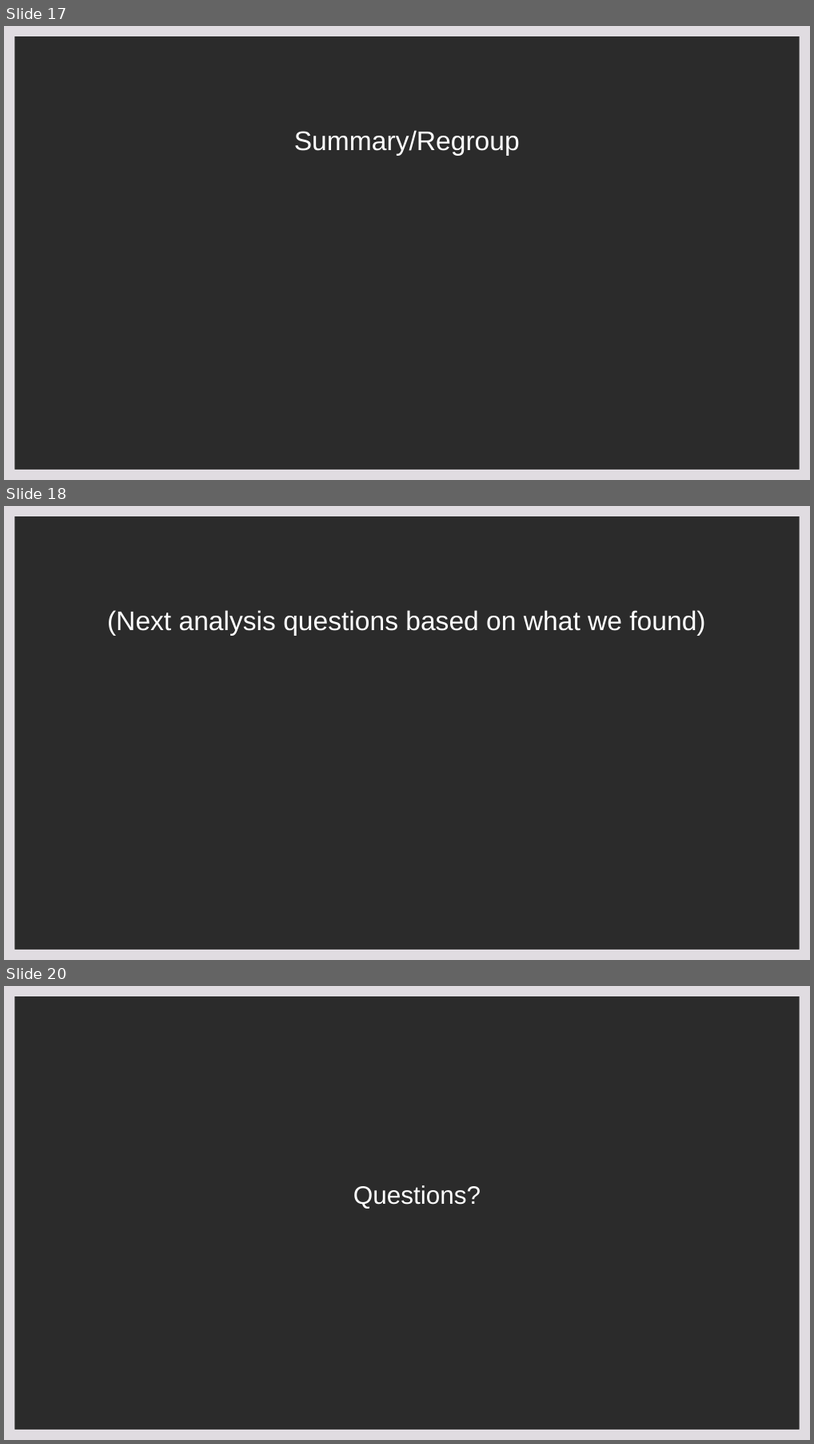
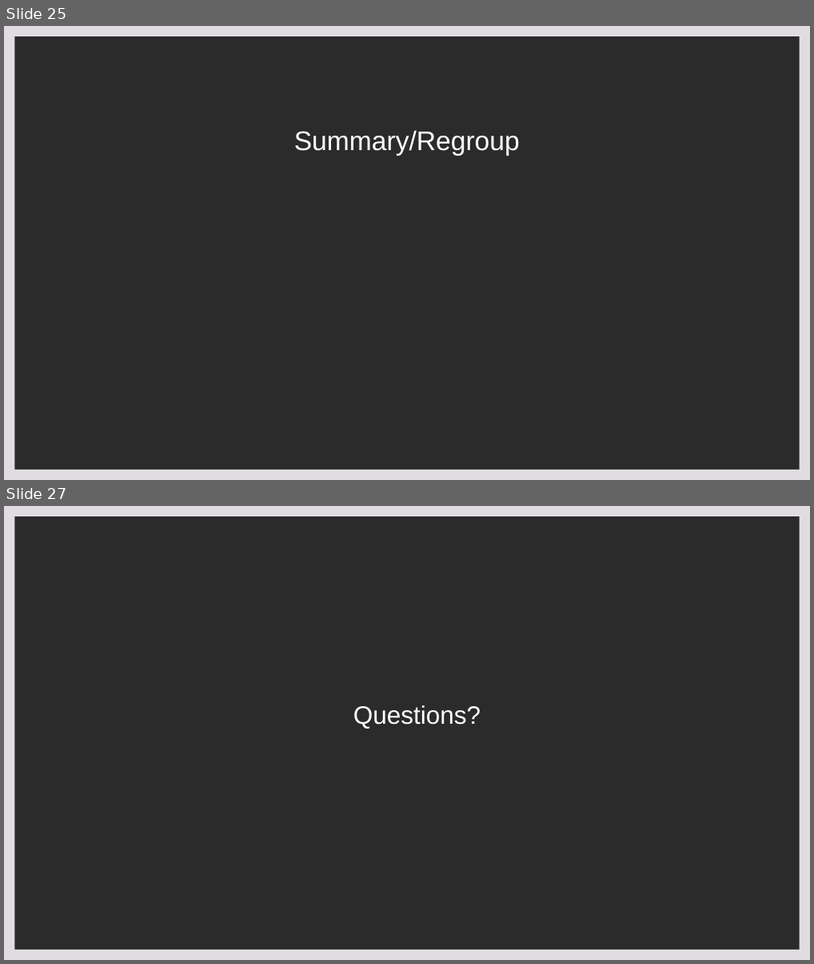
Before and after one commit to rhreich34/NASA-Hiring-Rate, a slide deck: NASA Presentation.pptx. Shown one above the other, each under a label of ours: slides 17, 18 and 20 before the commit, slides 25 and 27 after it; the slides between them are not shown. The pictures are 814x1444 and 814x964 pixels, drawn with LibreOffice and Linux fonts; fonts in the diff are those of the drawing; background and template pictures are left out; a plain dark background stands for a picture behind light text. Boxes give left, top, right and bottom in pixels: in the first picture for what was removed or moved away, otherwise in the second. Text is boxed around its words. In the diff, an @@ line names an element or a change of style, - is before the commit and + after.

```diff
--- a/NASA Presentation.pptx
+++ b/NASA Presentation.pptx
@@ slide 18 removed at box(4, 506, 810, 960), background picture (left out); not listed: 1 template element that a slide beside it also shows @@
@@ title removed at box(107, 610, 706, 636) @@
-(Next analysis questions based on what we found)
@@ what was slide 17 is now slide 25 @@
@@ what was slide 20 is now slide 27 @@
```
Also in this commit, not shown: 10 slides added, 2 other slides removed.
